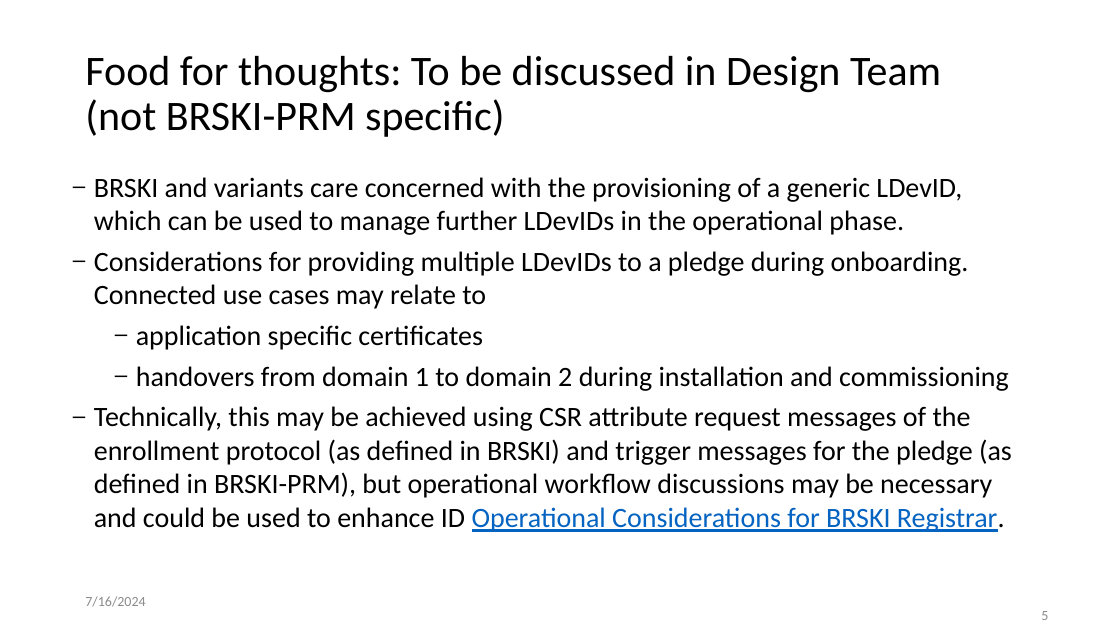
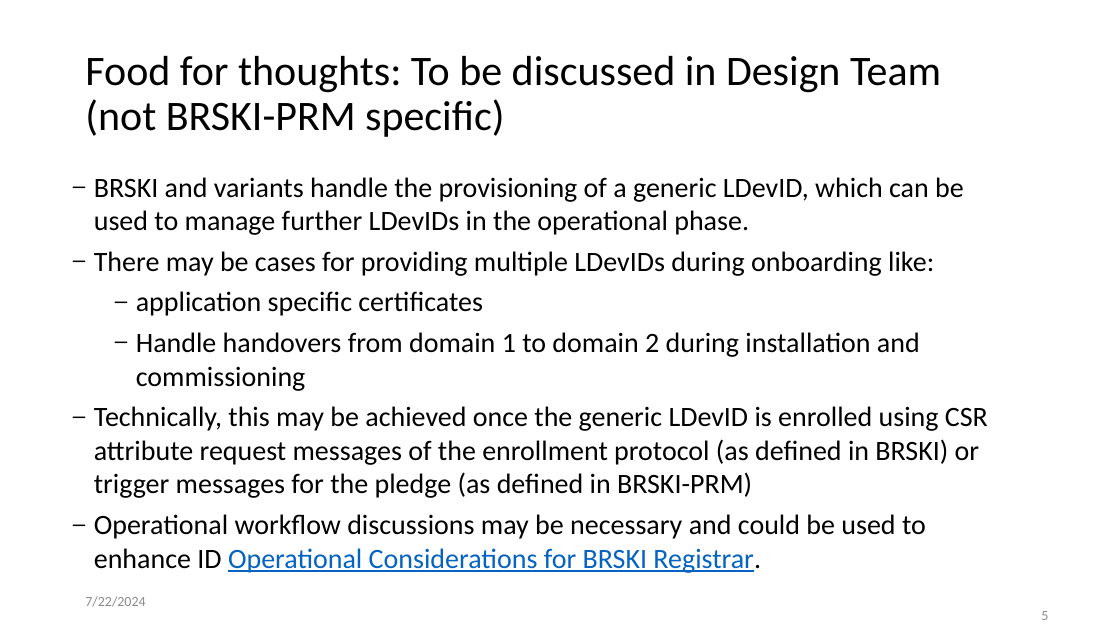
Before and after one commit to anima-wg/anima-brski-prm, a slide deck: slide 5 of presentations/slides-120-anima-update-brski-with-pledge-in-responder-mode-brski-prm.pptx. Drawn at 1120x630 pixels with LibreOffice and Linux fonts; fonts in the diff are those of the drawing. Boxes give left, top, right and bottom in pixels: in the first picture for what was removed or moved away, otherwise in the second. Text is boxed around its words. In the diff, an @@ line names an element or a change of style, - is before the commit and + after.

Commit message:
update of open issue regarding multiple LDevID enrollment

```diff
--- a/presentations/slides-120-anima-update-brski-with-pledge-in-responder-mode-brski-prm.pptx
+++ b/presentations/slides-120-anima-update-brski-with-pledge-in-responder-mode-brski-prm.pptx
@@ text at (x1=94, y1=177, x2=964, y2=276): text changed @@
-– BRSKI and variants care concerned with the provisioning of a generic LDevID, which can be used to manage further LDevIDs in the operational phase.
-– Considerations for providing multiple LDevIDs to a pledge during onboarding. Connected use cases may relate to
+– BRSKI and variants handle the provisioning of a generic LDevID, which can be used to manage further LDevIDs in the operational phase.
+– There may be cases for providing multiple LDevIDs during onboarding like:
@@ text at (x1=94, y1=332, x2=988, y2=573): text changed @@
-  – handovers from domain 1 to domain 2 during installation and commissioning
-– Technically, this may be achieved using CSR attribute request messages of the enrollment protocol (as defined in BRSKI) and trigger messages for the pledge (as defined in BRSKI-PRM), but operational workflow discussions may be necessary and could be used to enhance ID Operational Considerations for BRSKI Registrar.
+  – Handle handovers from domain 1 to domain 2 during installation and commissioning
+– Technically, this may be achieved once the generic LDevID is enrolled using CSR attribute request messages of the enrollment protocol (as defined in BRSKI) or trigger messages for the pledge (as defined in BRSKI-PRM)
+– Operational workflow discussions may be necessary and could be used to enhance ID Operational Considerations for BRSKI Registrar.
@@ text at (x1=85, y1=596, x2=145, y2=607): text changed @@
-7/16/2024
+7/22/2024
```
Also in this commit, not shown: 3 other slides changed.
